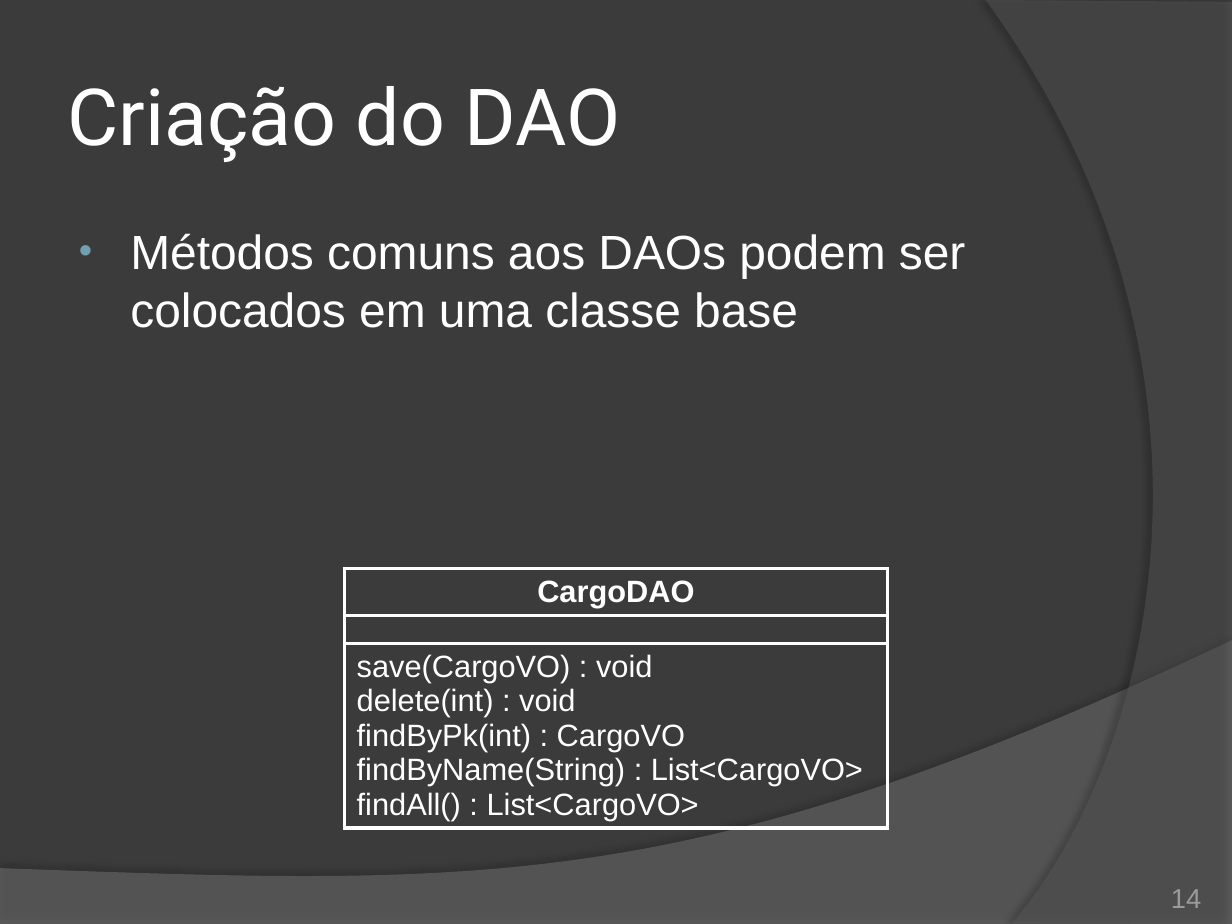
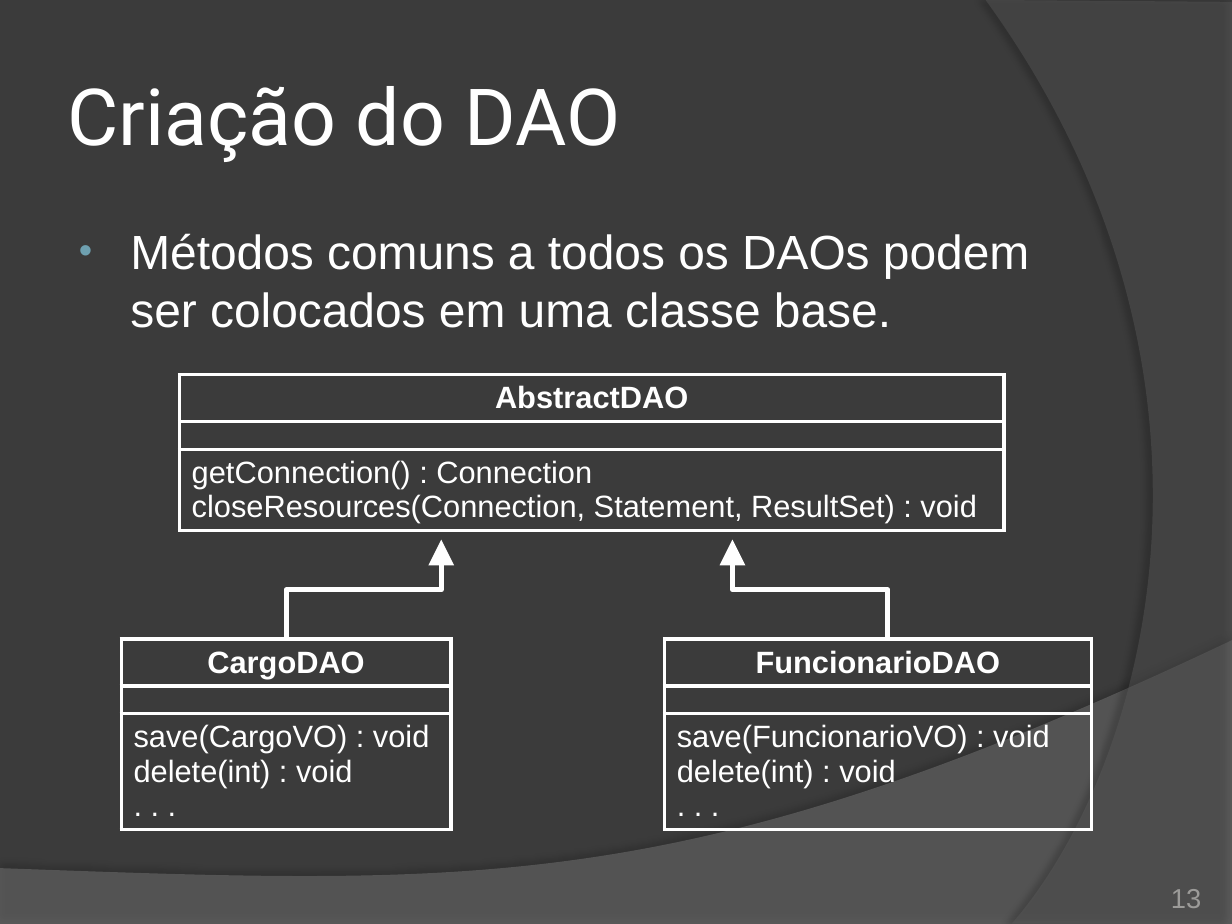
Before and after one commit to duchesqui/slzvieira-training, a slide deck: slide 13 of 2-Java-Programmer-Modulo-II/20.ProjetoFinal.pptx (slide 14 before the commit). Drawn at 1232x924 pixels with LibreOffice and Linux fonts; fonts in the diff are those of the drawing. Boxes give left, top, right and bottom in pixels: in the first picture for what was removed or moved away, otherwise in the second. Text is boxed around its words. In the diff, an @@ line names an element or a change of style, - is before the commit and + after.

```diff
--- a/2-Java-Programmer-Modulo-II/20.ProjetoFinal.pptx
+++ b/2-Java-Programmer-Modulo-II/20.ProjetoFinal.pptx
@@ text at (130, 233, 1029, 328): text changed @@
-• Métodos comuns aos DAOs podem ser colocados em uma classe base
+• Métodos comuns a todos os DAOs podem ser colocados em uma classe base.
@@ table added at (180, 375, 1004, 538), 3 rows, 1 columns @@
+AbstractDAO
+
+getConnection() : Connection / closeResources(Connection, Statement, ResultSet) : void
@@ elbow arrow added from (286, 641) to (441, 540), #FFFFFF 3 pt @@
@@ elbow arrow added from (887, 641) to (732, 540), #FFFFFF 3 pt @@
@@ table at (121, 639, 451, 840) @@
-row 3, column 1: save(CargoVO) : void / delete(int) : void / findByPk(int) : CargoVO / findByName(String) : List<CargoVO> / findAll() : List<CargoVO>
+row 3, column 1: save(CargoVO) : void / delete(int) : void / . . .
@@ table: place and size @@
-table at (345, 569, 888, 844)
+table at (121, 639, 451, 840)
@@ table added at (664, 639, 1090, 840), 3 rows, 1 columns @@
+FuncionarioDAO
+
+save(FuncionarioVO) : void / delete(int) : void / . . .
@@ page number at (1171, 889, 1201, 908): text changed @@
-14
+13
```
Also in this commit, not shown: 6 other slides changed, 1 slide added, 33 other files.
